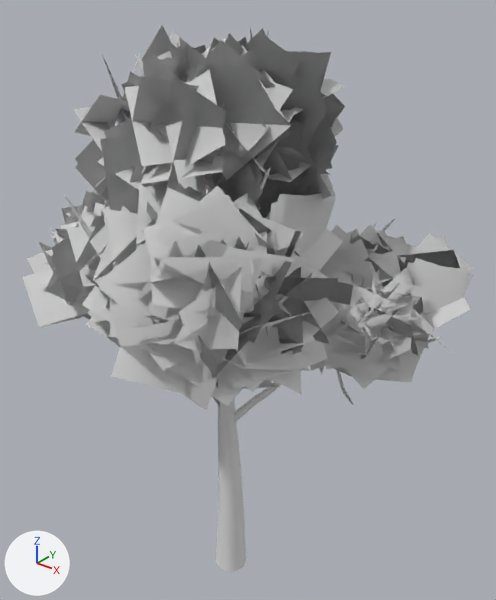
A saved change to the glTF model public/glb/stylized_nature_pack/BirchTree_5.glb.
Rendered twice from a 50 mm lens placed at (3.65, -4.27, 5.91), pointed at (0.07, 0.21, 3.14). Arrows for +X, +Y and +Z are at lower left; the lights stay in place. Where no turn or scale is listed for an object, it has been applied to the vertices.

In view in the first picture: 'BirchTree_5'.
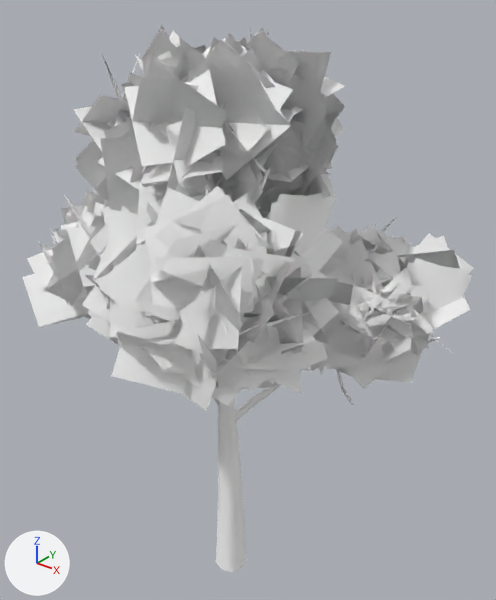
Where the newer file only moved an object's origin or applied its transform, the numbers keep the older frame.

Boxes [x1, y1, x2, y2] around the edits, measured in the pictures (496 x 600 px):
'BirchTree_5', recoloured, surface changed: [22, 26, 473, 573] in both

What changed in the scene script:
```text
Change mat_birchtree_leaves:
    mat_birchtree_leaves.base_color: (0.8, 0.8, 0.8) -> (1.0, 1.0, 1.0)  # white #e7e7e7 -> white #ffffff
    mat_birchtree_leaves.metallic: 0.4 -> 1.0
```
